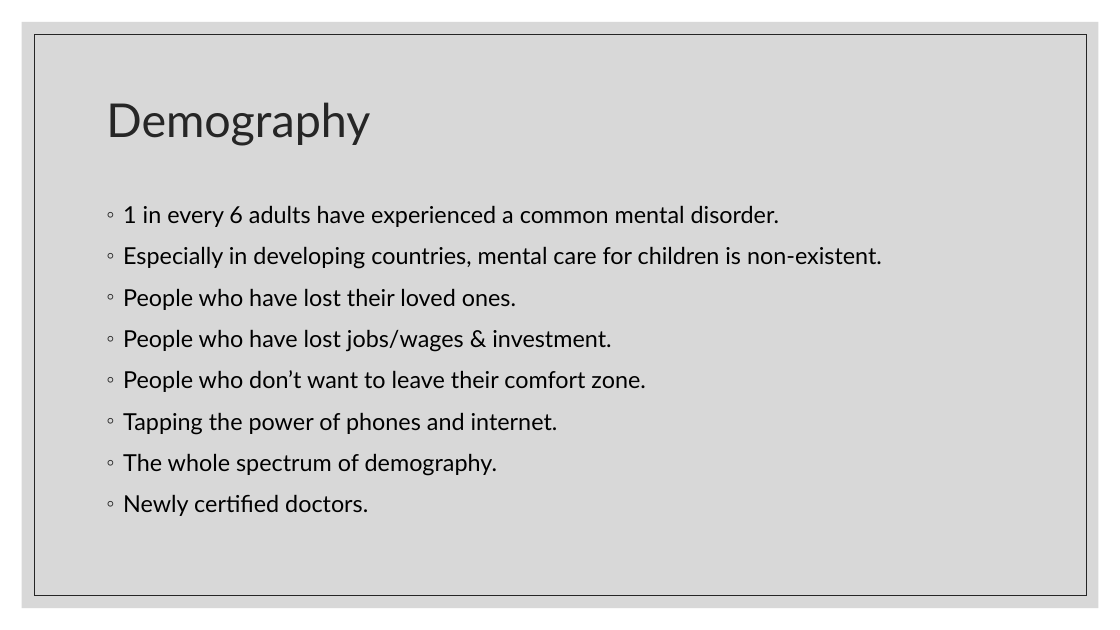
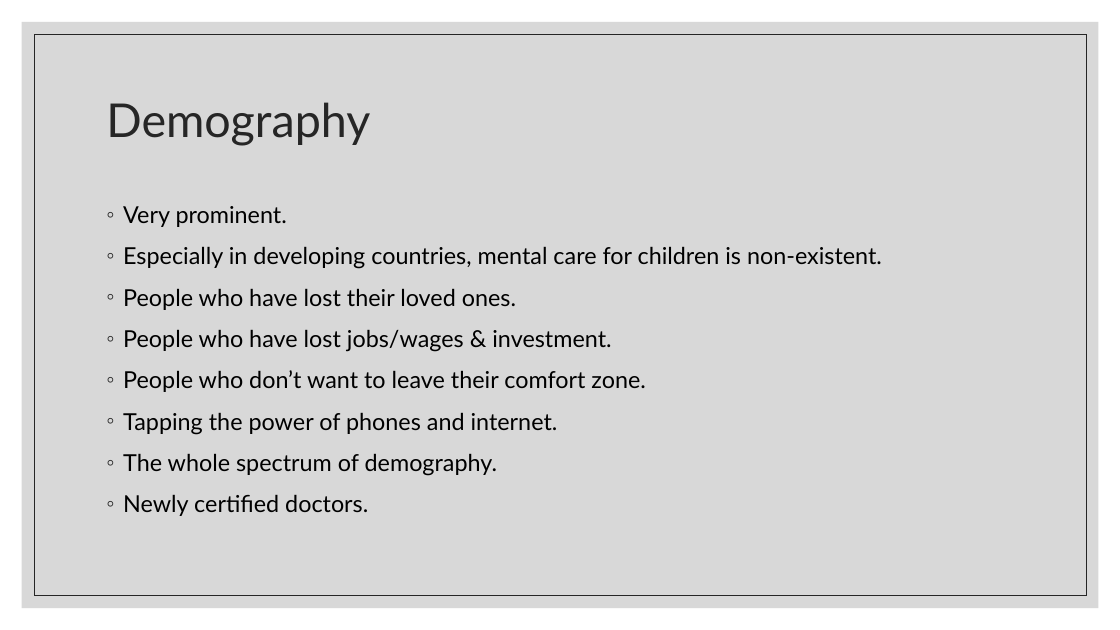
Before and after one commit to 04rookie/dissertationProject, a slide deck: slide 4 of documents/Presentation.pptx. Drawn at 1120x630 pixels with LibreOffice and Linux fonts; fonts in the diff are those of the drawing. Boxes give left, top, right and bottom in pixels: in the first picture for what was removed or moved away, otherwise in the second. Text is boxed around its words. In the diff, an @@ line names an element or a change of style, - is before the commit and + after.

Commit message:
Fix in ppt

```diff
--- a/documents/Presentation.pptx
+++ b/documents/Presentation.pptx
@@ text at [123,206,287,227]: text changed @@
-◦ 1 in every 6 adults have experienced a common mental disorder.
+◦ Very prominent.
```
Also in this commit, not shown: 1 other slide changed.
